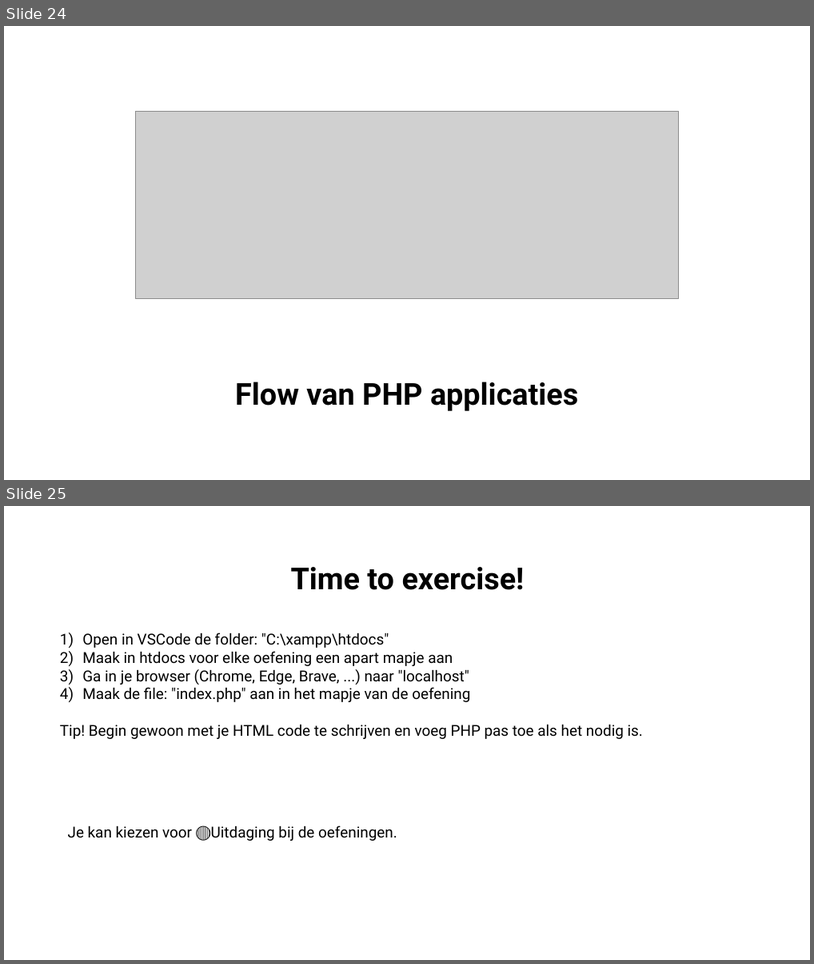
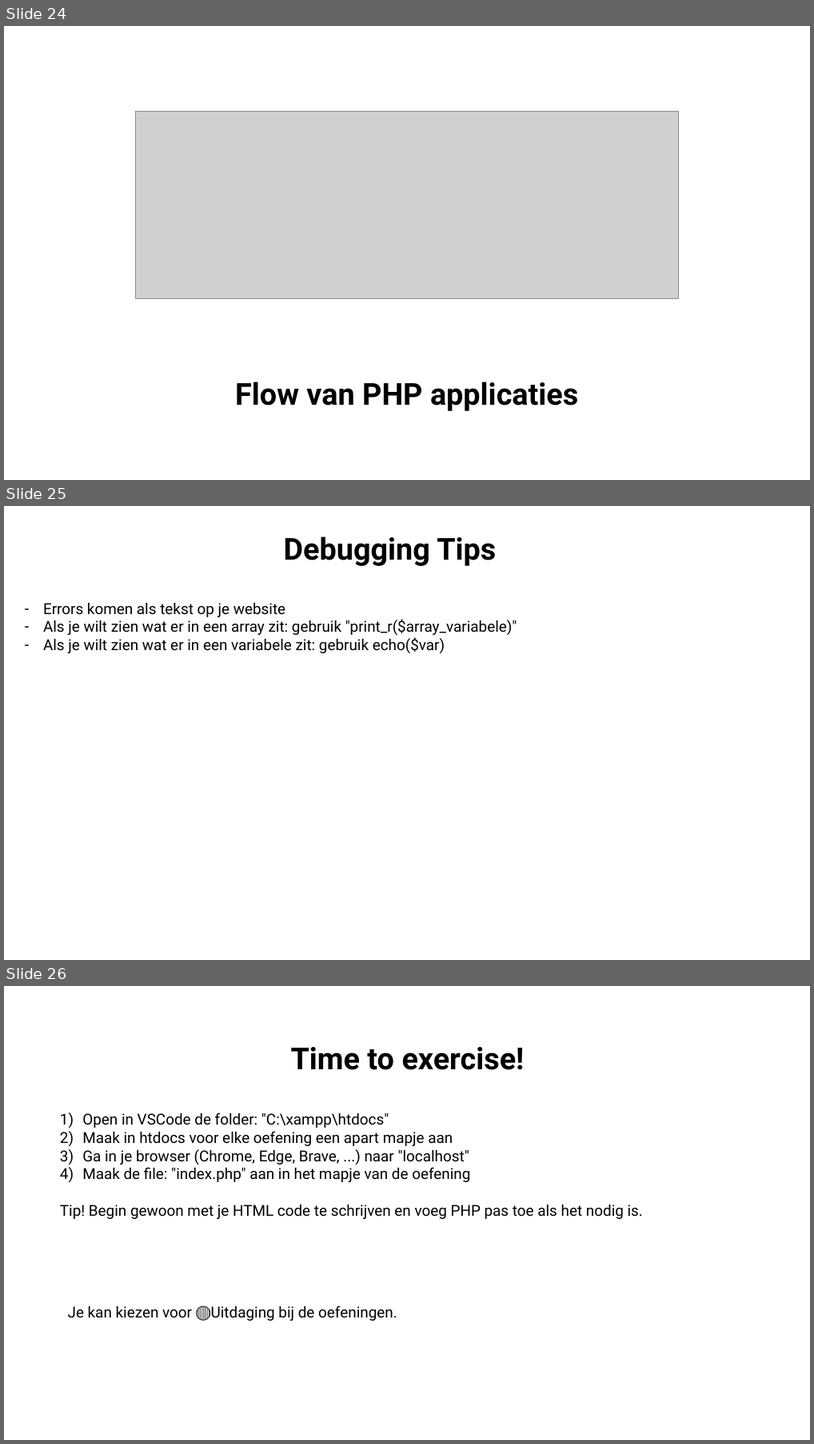
Before and after one commit to Jarnster/6ICW-Webdesign-PHP, a slide deck: Hoofdstuk 1 - Intro/Webdesign PHP - H1 Intro.pptx. Shown one above the other, each under a label of ours: slides 24 and 25 before the commit, slides 24, 25 and 26 after it. The pictures are 814x964 and 814x1444 pixels, drawn with LibreOffice and Linux fonts; fonts in the diff are those of the drawing; grey boxes stand for pictures. Boxes give left, top, right and bottom in pixels: in the first picture for what was removed or moved away, otherwise in the second. Text is boxed around its words. In the diff, an @@ line names an element or a change of style, - is before the commit and + after.

Commit message:
Add exercise and solution for PHP greeting
Added 'Opgave.md' for the first exercise on dynamic greetings based on time, including a challenge to display user IP and date. Moved solution files to the corresponding exercise folder and updated the presentation and README with debugging tips.

```diff
--- a/Hoofdstuk 1 - Intro/Webdesign PHP - H1 Intro.pptx
+++ b/Hoofdstuk 1 - Intro/Webdesign PHP - H1 Intro.pptx
@@ slide 25 added at [4,506,810,960], background #FFFFFF @@
@@ text added at [284,536,496,566], 36 pt, text #000000, bold @@
+Debugging Tips
@@ text added at [43,602,518,653], 18 pt, text #000000 @@
+– Errors komen als tekst op je website
+– Als je wilt zien wat er in een array zit: gebruik "print_r($array_variabele)"
+– Als je wilt zien wat er in een variabele zit: gebruik echo($var)
@@ what was slide 25 is now slide 26 @@
```
Also in this commit, not shown: 4 other files.
